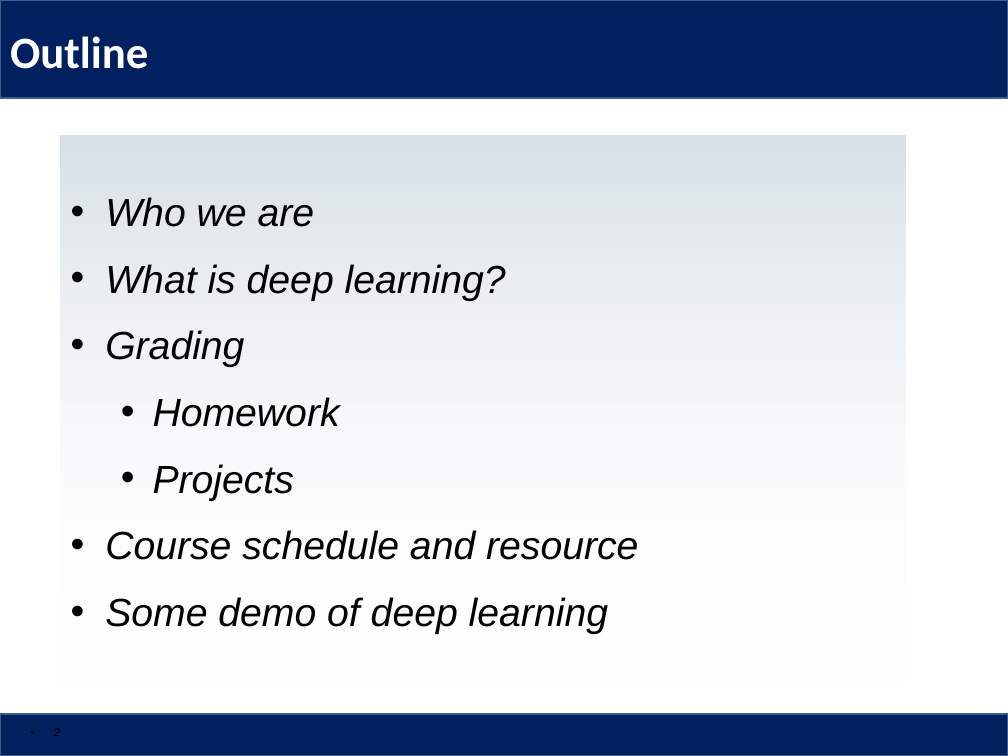
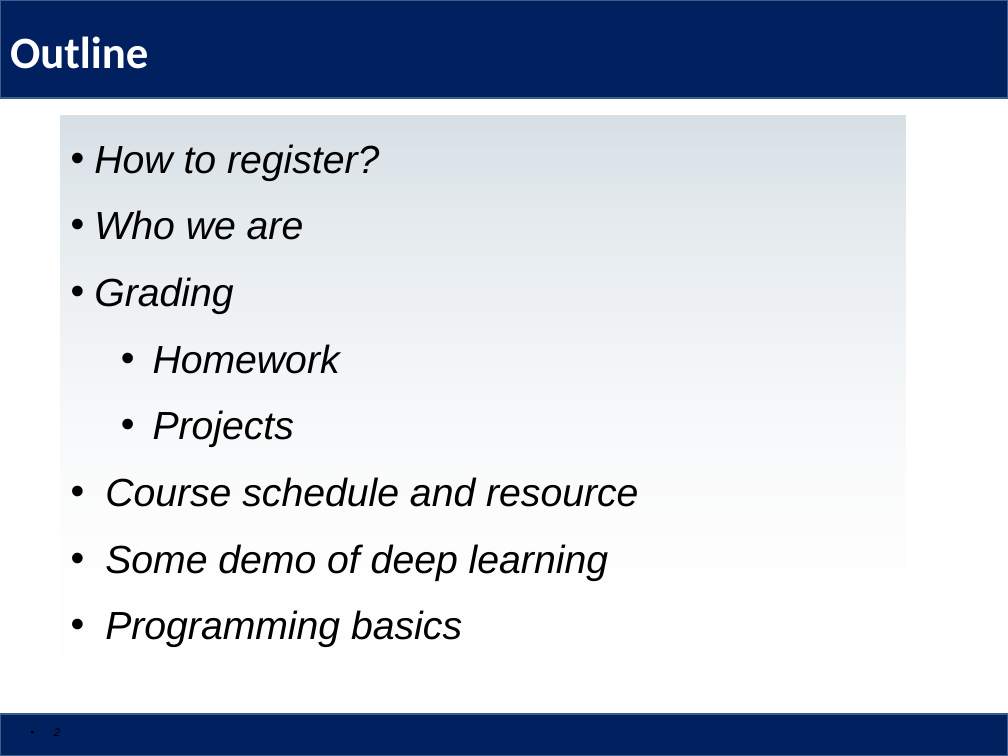
Before and after one commit to Columbia6894/Columbia6894.github.io, a slide deck: slide 2 of lecture/lecture1_llcao.pptx. Drawn at 1008x756 pixels with LibreOffice and Linux fonts; fonts in the diff are those of the drawing. Boxes give left, top, right and bottom in pixels: in the first picture for what was removed or moved away, otherwise in the second. Text is boxed around its words. In the diff, an @@ line names an element or a change of style, - is before the commit and + after.

```diff
--- a/lecture/lecture1_llcao.pptx
+++ b/lecture/lecture1_llcao.pptx
@@ rectangle "How to register?": place and size @@
-rectangle "How to register?" at <box>60,135,905,685</box>
+rectangle "How to register?" at <box>60,116,905,666</box>
@@ text in rectangle at <box>94,144,379,181</box>: paragraph added @@
+• How to register?
@@ text in rectangle at <box>105,264,506,301</box>: paragraph removed @@
-• What is deep learning?
@@ text in rectangle at <box>105,610,462,647</box>: paragraph added @@
+• Programming basics
```
Also in this commit, not shown: 7 other slides changed, 2 slides added, 1 other file.
